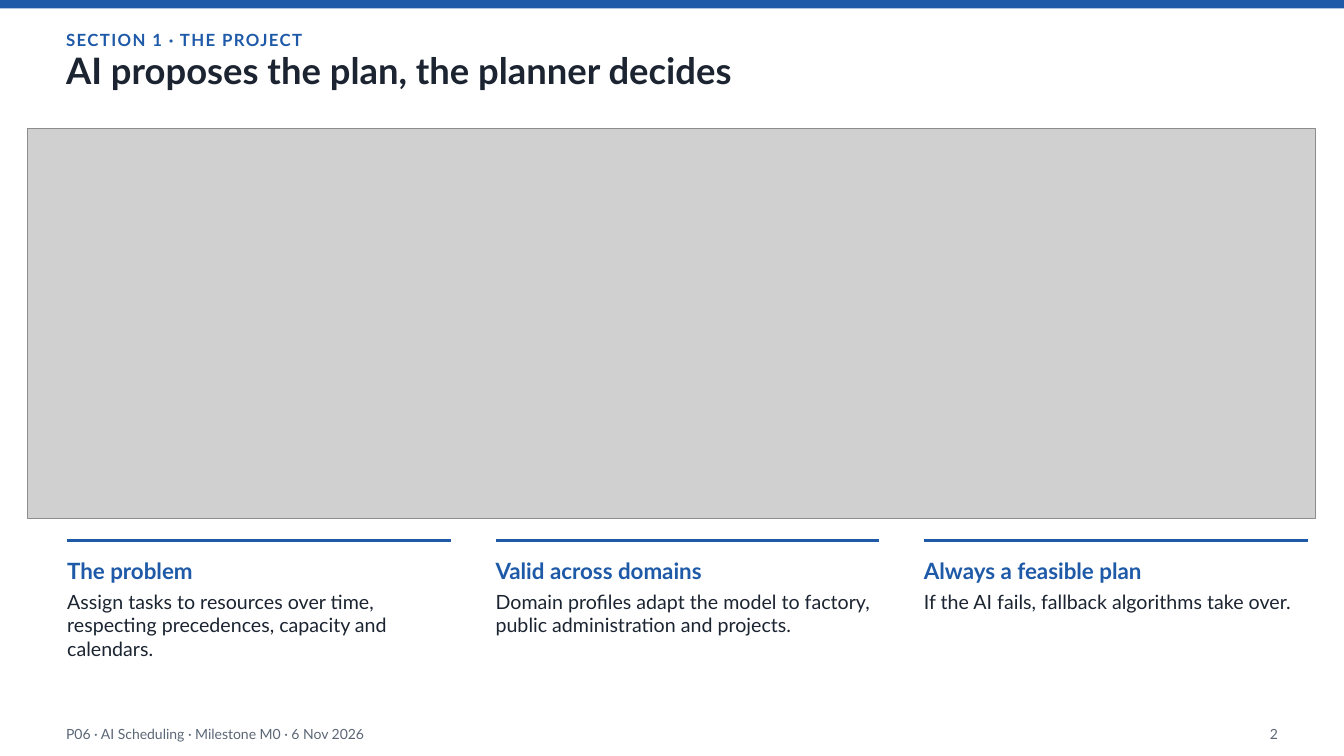
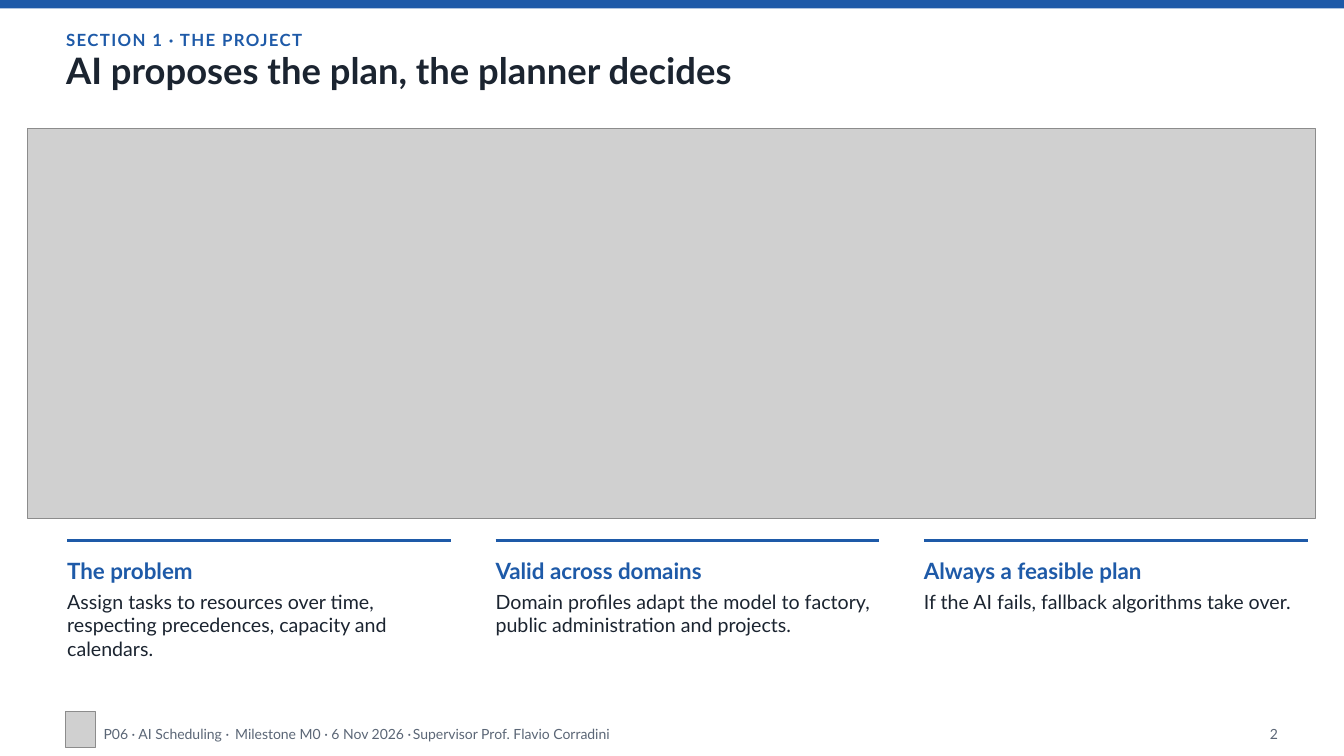
Before and after one commit to Pieruc/Scheduling, a slide deck: slide 2 of Presentazione/P06-6Nov-v1.pptx. Drawn at 1344x756 pixels with LibreOffice and Linux fonts; fonts in the diff are those of the drawing; grey boxes stand for pictures. Boxes give left, top, right and bottom in pixels: in the first picture for what was removed or moved away, otherwise in the second. Text is boxed around its words. In the diff, an @@ line names an element or a change of style, - is before the commit and + after.

```diff
--- a/Presentazione/P06-6Nov-v1.pptx
+++ b/Presentazione/P06-6Nov-v1.pptx
@@ picture added at [66,712,95,748] @@
@@ text at [104,728,222,742]: text changed @@
-P06 · AI Scheduling · Milestone M0 · 6 Nov 2026
+P06 · AI Scheduling ·
@@ text added at [235,729,404,739], 10 pt, text #5B6676 @@
+Milestone M0 · 6 Nov 2026 ·
@@ text added at [413,728,609,742], 10 pt, text #5B6676 @@
+Supervisor Prof. Flavio Corradini
```
Also in this commit, not shown: 13 other slides changed, 2 other files.
